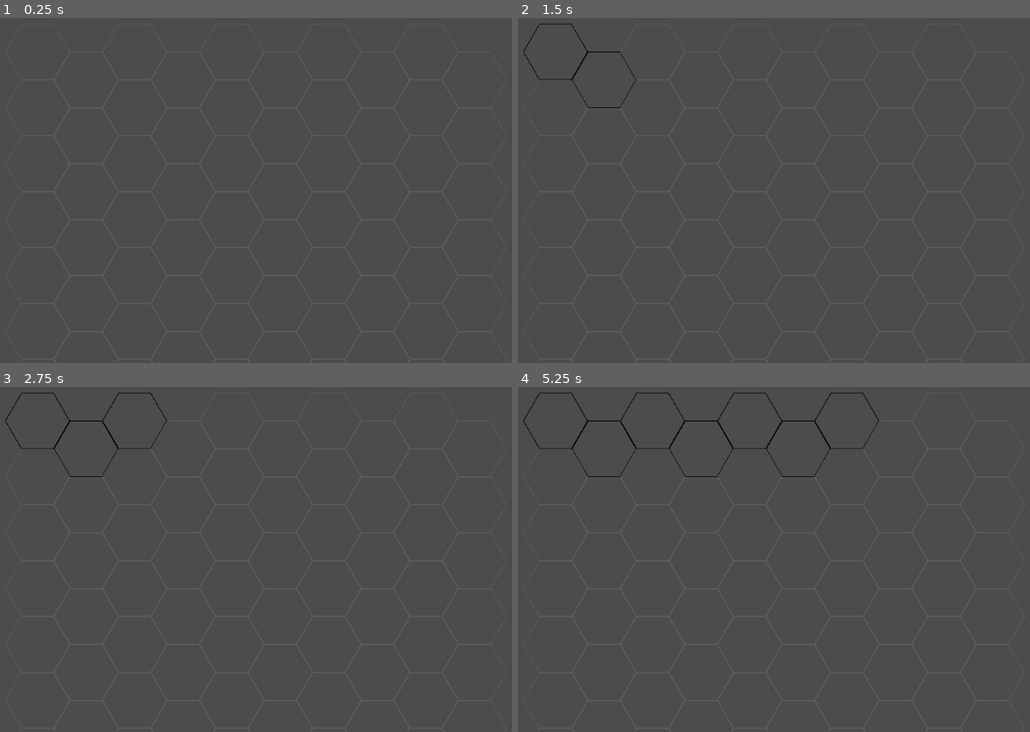
Above: before the commit, frames 1-4 (two rows, left to right).
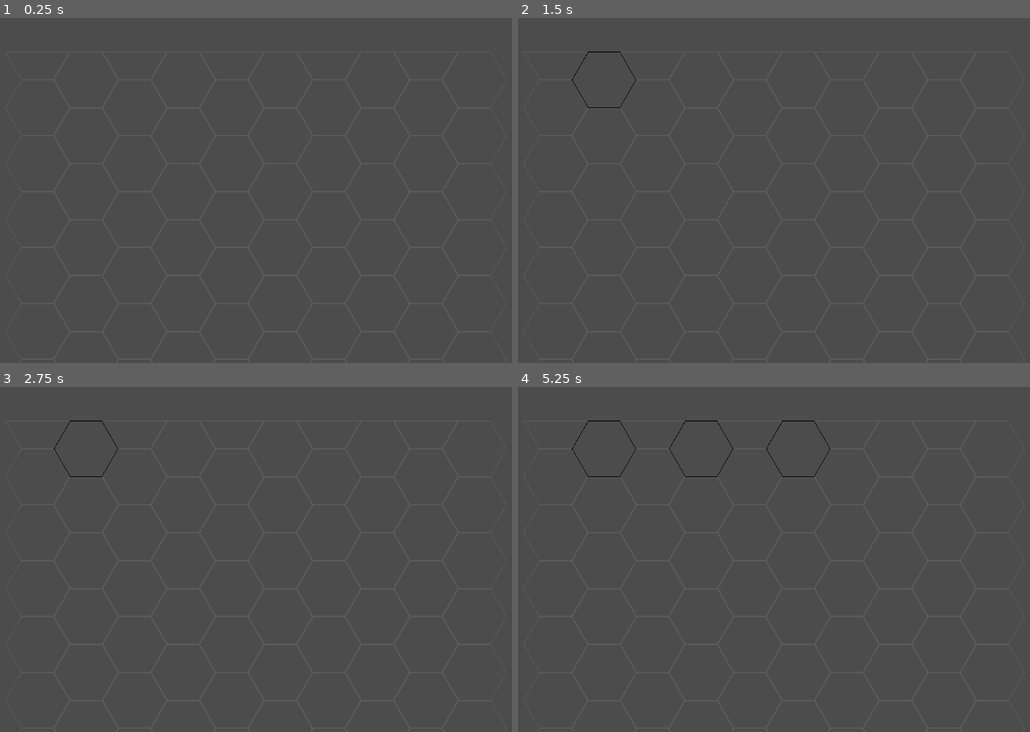
Above: after the commit, the same moments.

Repository: Ghost4dot2/HexGrid
Game: Godot game, scene res://temp.tscn
Same seed, same stepped clock (60 frames per second), same inputs: the game is played once before the commit and once after it. The project has no main scene, so this scene is started directly.
Inputs (mouse positions are in pixels of both pictures, inside the frame that each line leads up to):
- Up to frame 1 (0.25 s): no input
- Up to frame 2 (1.5 s): tap Enter at 0.5 s; move the mouse to (553, 52) at 0.52 s; click (553, 52) at 0.67 s; tap Space at 1.25 s; move the mouse to (605, 80) at 1.27 s; click (605, 80) at 1.42 s
- Up to frame 3 (2.75 s): tap Enter at 2 s; move the mouse to (133, 421) at 2.02 s; click (133, 421) at 2.17 s
- Up to frame 4 (5.25 s): tap Space at 2.75, 4.25 s; move the mouse to (702, 449) at 2.77 s; click (702, 449) at 2.92 s; tap Enter at 3.5 s; move the mouse to (748, 421) at 3.52 s; click (748, 421) at 3.67 s; move the mouse to (799, 449) at 4.27 s; click (799, 449) at 4.42 s; move the mouse to (845, 421) at 5.02 s; click (845, 421) at 5.17 s

The runs differ from the first frame. In frame 2, 0.1% of the frame differs, in the area x 1-14%, y 1-19%; in frame 3, 0.2%; in frame 4, 0.4%, in the area x 1-71%, y 1-19%.

Commit message:
Corrected Math error on determining the height of the half hexes, was accidentally using grid width instead of height for y position before converting to cube coordinates

Diff:
--- a/Grid.gd
+++ b/Grid.gd
@@ -79,7 +79,7 @@
 func squareOffCoordinates():
 	for _i in range(0, gridWidth/2 + gridWidth % 2):
 		var pos = gridHeight * gridWidth + _i
-		hexagons[pos].offsetToCube(_i * 2, gridWidth-2)
+		hexagons[pos].offsetToCube(_i * 2, gridHeight)
 		hexagons[pos].updatePosition()
 		hexagons[pos].hexType = "Half Top"
 		print(pos)
--- a/Grid.tscn
+++ b/Grid.tscn
@@ -4,5 +4,6 @@
 
 [node name="Grid" type="Node2D"]
 script = ExtResource( 1 )
-gridHeight = 5
+gridHeight = 3
 gridWidth = 7
+squareOff = true
